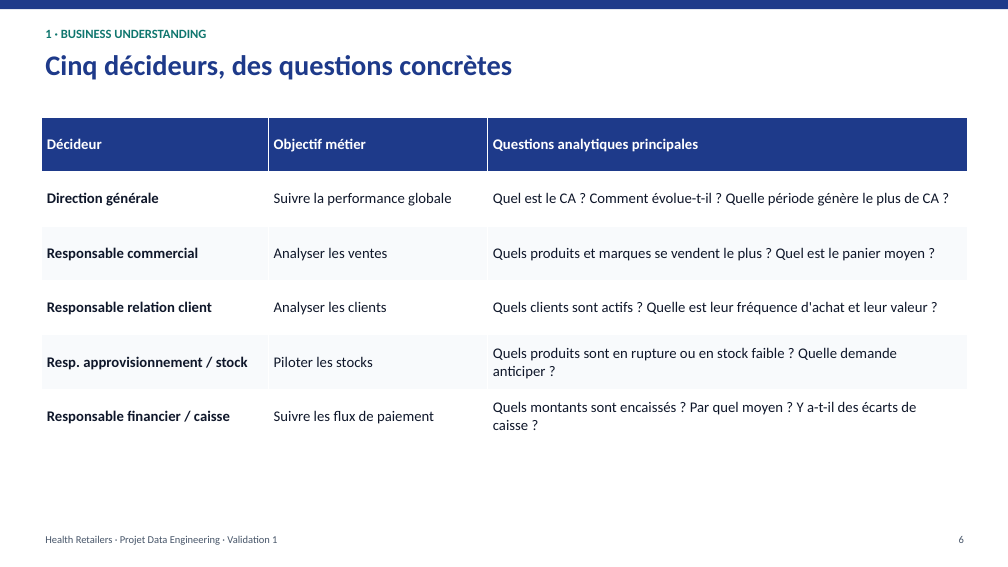
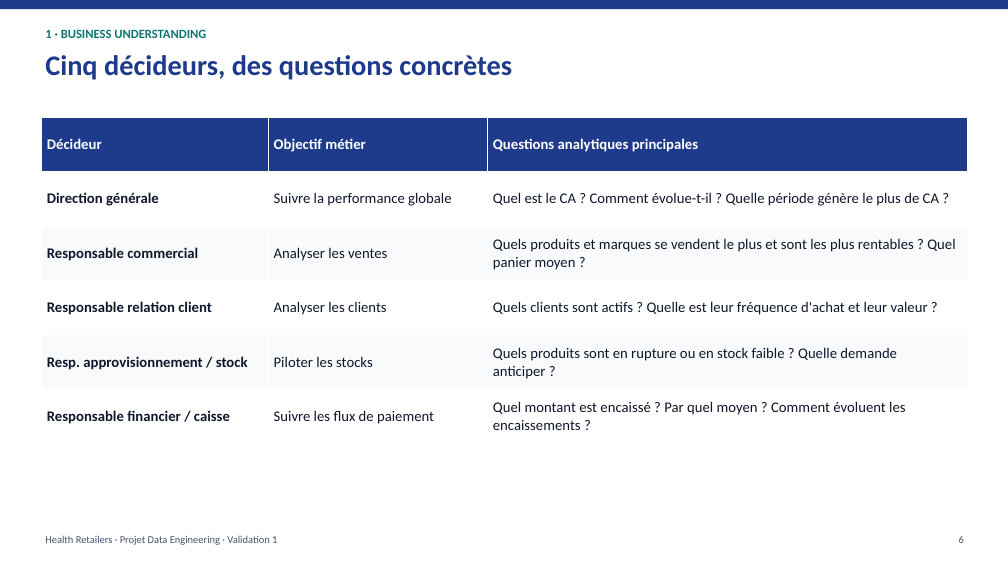
Before and after one commit to Youssef-ben-ali/DataWarehouseProject_3AI4, a slide deck: slide 6 of Presentation_Validation1_HealthRetailers.pptx. Drawn at 1008x567 pixels with LibreOffice and Linux fonts; fonts in the diff are those of the drawing. Boxes give left, top, right and bottom in pixels: in the first picture for what was removed or moved away, otherwise in the second. Text is boxed around its words. In the diff, an @@ line names an element or a change of style, - is before the commit and + after.

```diff
--- a/Presentation_Validation1_HealthRetailers.pptx
+++ b/Presentation_Validation1_HealthRetailers.pptx
@@ table at (x1=42, y1=117, x2=968, y2=444) @@
-row 3, column 3: Quels produits et marques se vendent le plus ? Quel est le panier moyen ?
+row 3, column 3: Quels produits et marques se vendent le plus et sont les plus rentables ? Quel panier moyen ?
-row 6, column 3: Quels montants sont encaissés ? Par quel moyen ? Y a-t-il des écarts de caisse ?
+row 6, column 3: Quel montant est encaissé ? Par quel moyen ? Comment évoluent les encaissements ?
```
Also in this commit, not shown: 15 other slides changed, 1 other file.
